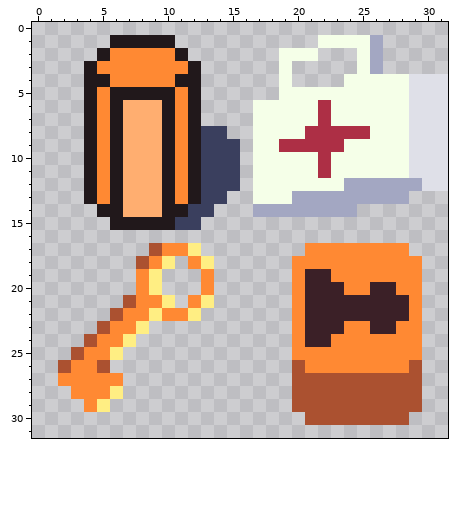
Edited in one commit: pixel-art file (Concept/propts.aseprite). That is the earlier state.
32x32 pixels, 1 frame.
Now the later version:
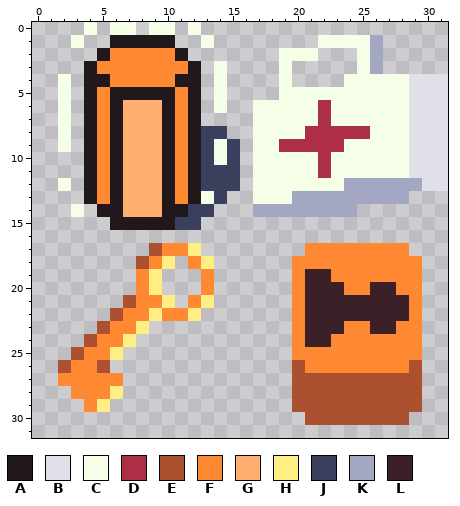
Palette (. is transparent): A #21181b  B #dfe0e8  C #f5ffe8  D #ad2f45  E #ab5130  F #ff8933  G #ffae70  H #ffee83  J #3a3f5e  K #a3a7c2  L #3b2027
Changes in this commit:
y 0: x 4 . -> C; x 6..7 .. -> CC; x 9..10 .. -> CC; x 12 . -> C
y 1: x 3 . -> C; x 13 . -> C
y 3: x 14 . -> C
y 4..6: x 2 . -> C; x 14 . -> C
y 7..8: x 2 . -> C
y 9: x 2 . -> C; x 14 J -> C
y 10: x 14 J -> C
y 12: x 2 . -> C
y 13: x 13 J -> C
y 14: x 3 . -> C
